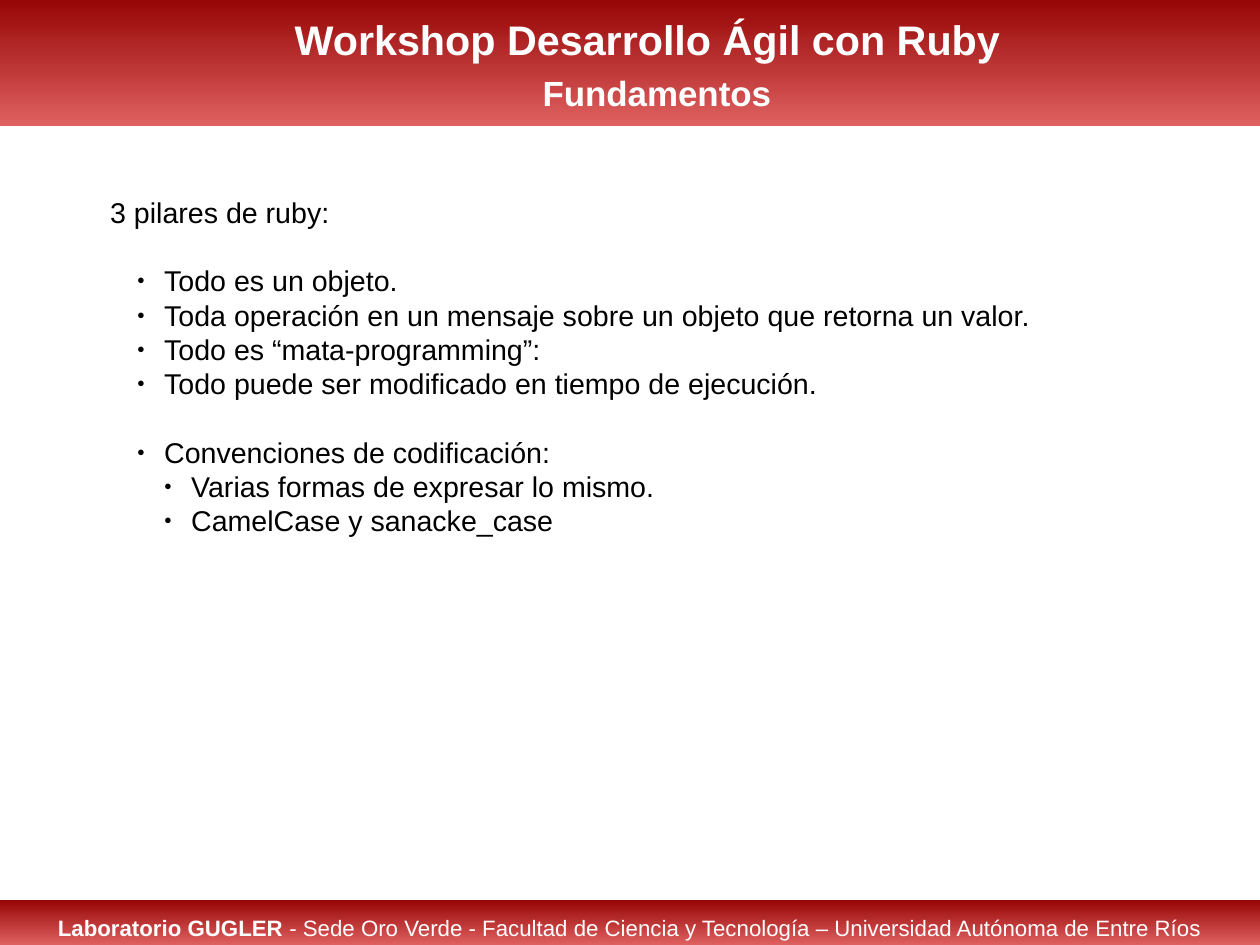
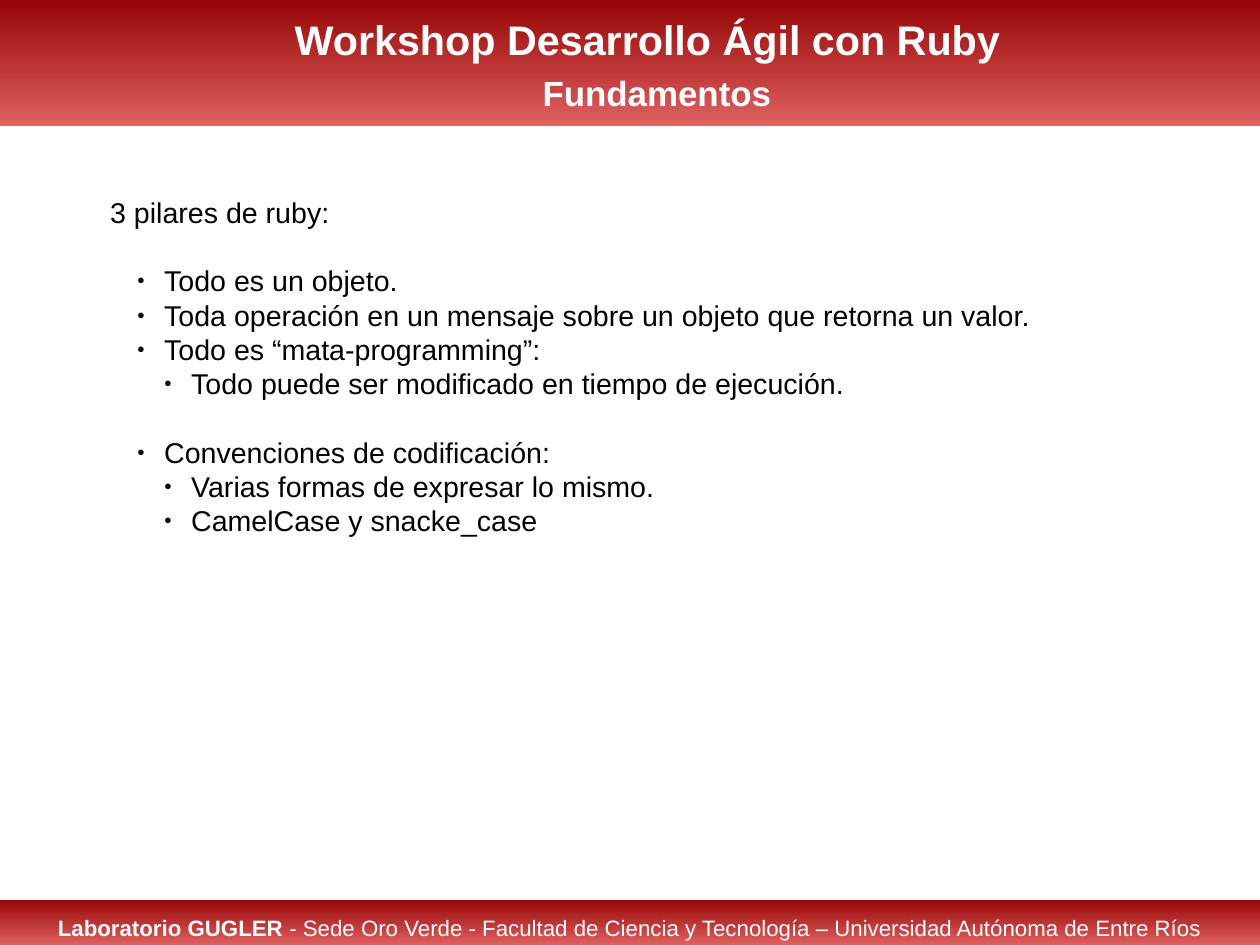
Before and after one commit to jchiavaro/ruby-workshop, a slide deck: slide 3 of doc/ruby-fundamentals.odp. Drawn at 1260x945 pixels with LibreOffice and Linux fonts; fonts in the diff are those of the drawing. Boxes give left, top, right and bottom in pixels: in the first picture for what was removed or moved away, otherwise in the second. Text is boxed around its words. In the diff, an @@ line names an element or a change of style, - is before the commit and + after.

```diff
--- a/doc/ruby-fundamentals.odp
+++ b/doc/ruby-fundamentals.odp
@@ text at (191,373,844,400): list level 2 to 3 in "Todo puede ser modificado en ..." @@
@@ text at (191,510,538,537): text changed @@
-    ● CamelCase y sanacke_case
+    ● CamelCase y snacke_case
```
Also in this commit, not shown: 1 other slide changed, 2 other files.
